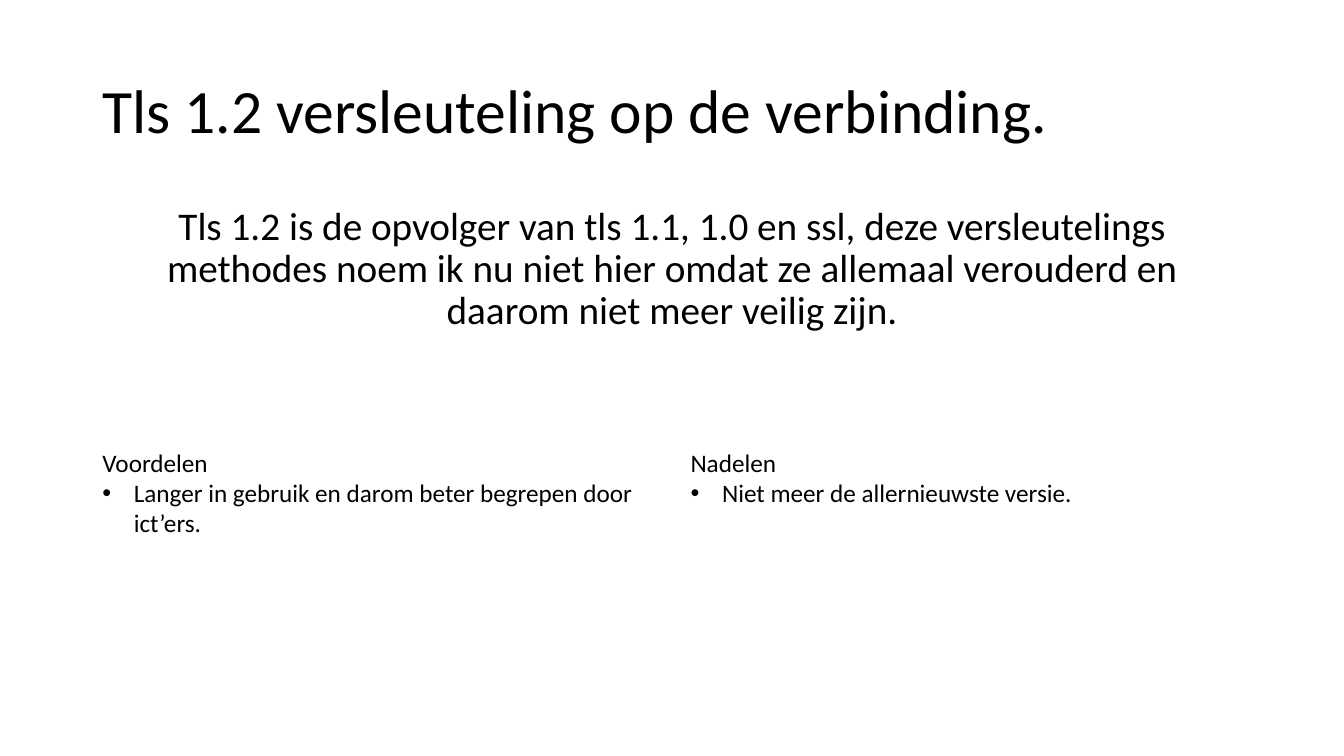
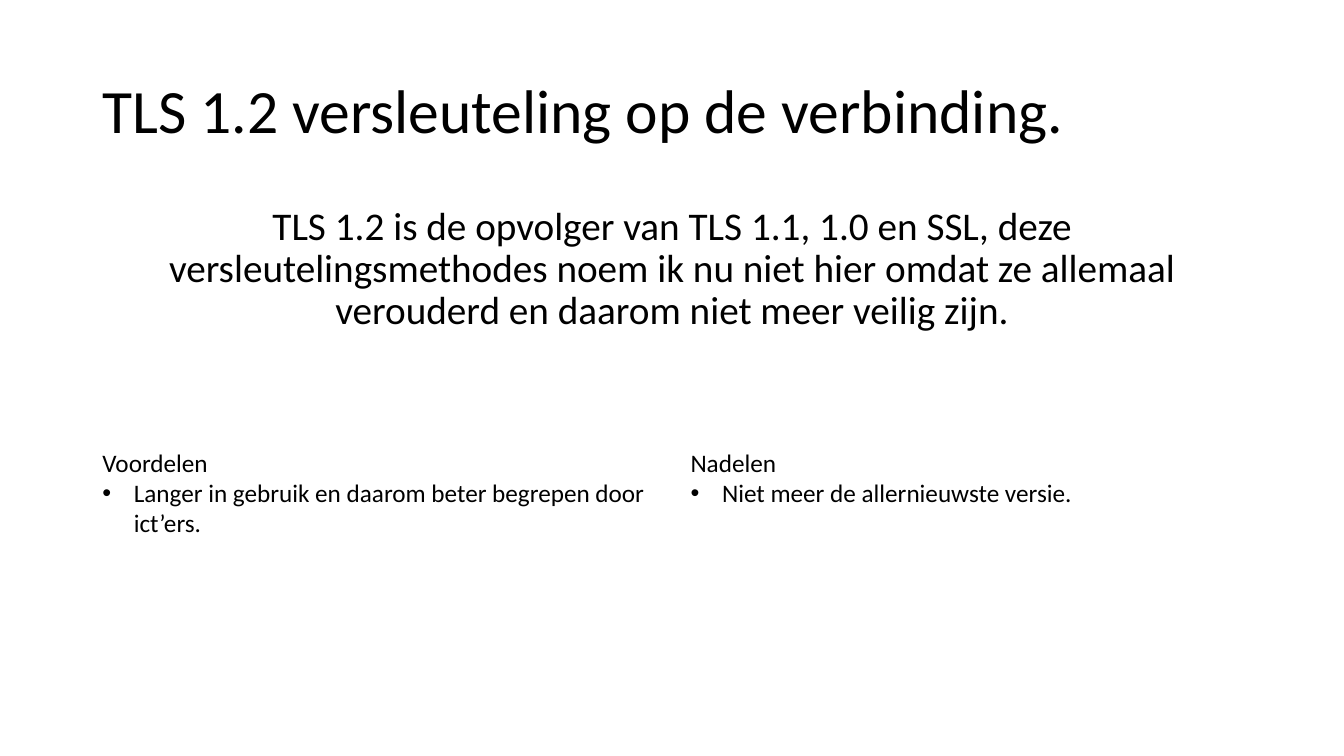
Before and after one commit to boaskalma/project4prive, a slide deck: slide 29 of voorstel centrale bank.pptx. Drawn at 1344x756 pixels with LibreOffice and Linux fonts; fonts in the diff are those of the drawing. Boxes give left, top, right and bottom in pixels: in the first picture for what was removed or moved away, otherwise in the second. Text is boxed around its words. In the diff, an @@ line names an element or a change of style, - is before the commit and + after.

```diff
--- a/voorstel centrale bank.pptx
+++ b/voorstel centrale bank.pptx
@@ title at <box>102,90,1063,144</box>: text changed @@
-Tls 1.2 versleuteling op de verbinding.
+TLS 1.2 versleuteling op de verbinding.
@@ text at <box>169,212,1175,331</box>: text changed @@
-Tls 1.2 is de opvolger van tls 1.1, 1.0 en ssl, deze versleutelings methodes noem ik nu niet hier omdat ze allemaal verouderd en daarom niet meer veilig zijn.
+TLS 1.2 is de opvolger van TLS 1.1, 1.0 en SSL, deze versleutelingsmethodes noem ik nu niet hier omdat ze allemaal verouderd en daarom niet meer veilig zijn.
@@ text at <box>134,484,644,533</box>: text changed @@
-• Langer in gebruik en darom beter begrepen door ict’ers.
+• Langer in gebruik en daarom beter begrepen door ict’ers.
```
Also in this commit, not shown: 31 other slides changed.
